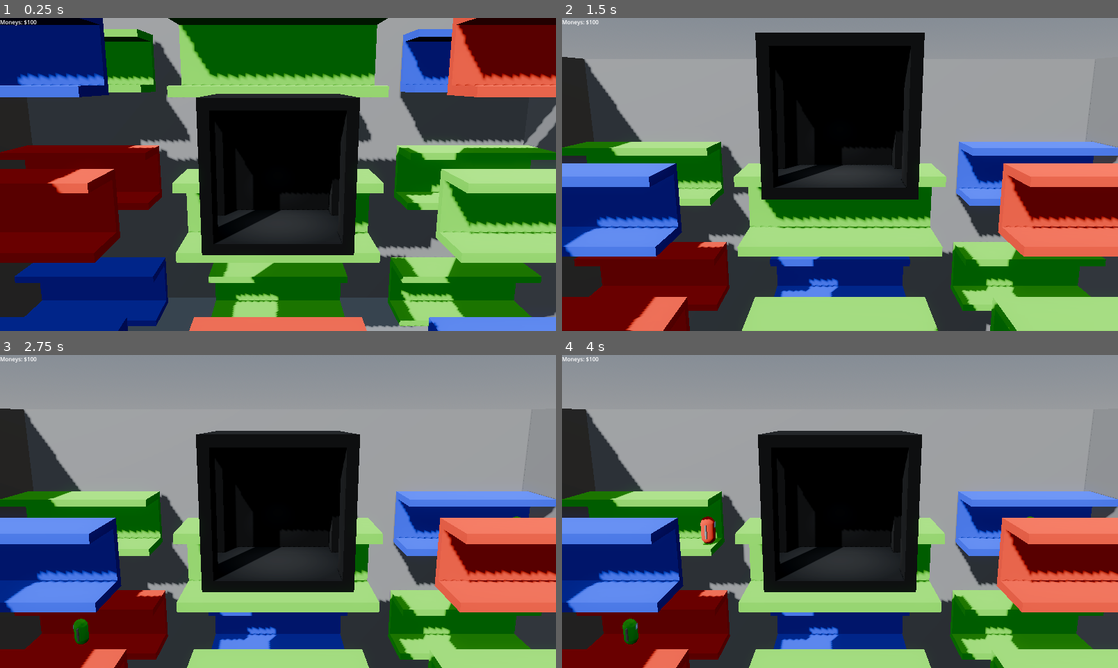
Above: before the commit, frames 1-4 (two rows, left to right).
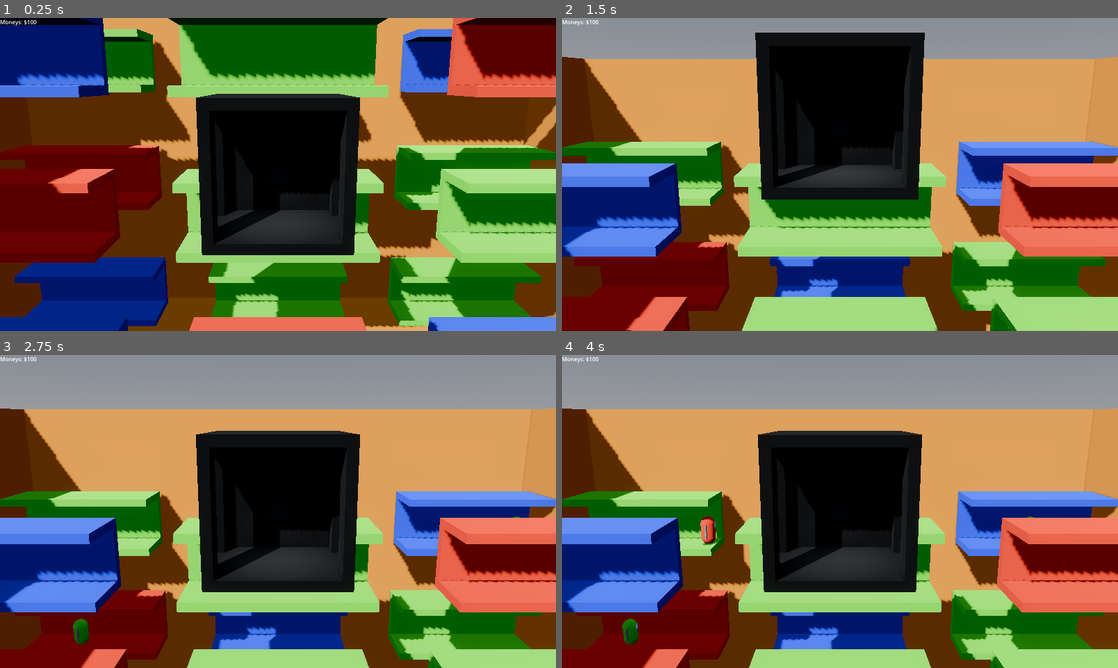
Above: after the commit, the same moments.

Repository: GriffinBaxter/Prof-Oddheart-or-How-I-Learned-to-Stop-Worrying-and-Love-the-Elevator
Game: Godot game, scene res://Scenes/main.tscn
The game is run twice, just before and just after one commit, with the same random seed, the same clock (stepped at 60 frames per second) and the same inputs. This scene is started directly instead of the project's main scene. The engine's default icon, where the game draws it, is replaced by a stand-in: a white triangle on a blue panel in a dark square. Sound files missing from this copy of the repository are replaced by a short silence.
Inputs:
- Up to frame 1 (0.25 s): no input
- Up to frame 2 (1.5 s): tap Enter at 0.5 s; hold W (up) from 0.53 s (still down)
- Up to frame 3 (2.75 s): keep holding W (up)
- Up to frame 4 (4 s): keep holding W (up)

The runs differ from the first frame. In frame 1, 26% of the frame differs, in the area x 0-100%, y 0-100%; in frame 2, 29%; in frame 3, 31%, in the area x 0-100%, y 17-100%; in frame 4, 31%.

Commit message:
Update building.tscn

Diff:
--- a/Scenes/building.tscn
+++ b/Scenes/building.tscn
@@ -1,6 +1,7 @@
-[gd_scene load_steps=5 format=3 uid="uid://ctfp4fsubafgk"]
+[gd_scene load_steps=6 format=3 uid="uid://ctfp4fsubafgk"]
 
 [ext_resource type="PackedScene" uid="uid://vcg4h0dits03" path="res://Scenes/3_corridor_row.tscn" id="1_avus0"]
+[ext_resource type="Material" uid="uid://d06w6it2jkxm8" path="res://Materials/orange.tres" id="2_uj2qm"]
 
 [sub_resource type="ProceduralSkyMaterial" id="ProceduralSkyMaterial_avus0"]
 sky_horizon_color = Color(0.662243, 0.671743, 0.686743, 1)
@@ -46,6 +47,7 @@
 transform = Transform3D(1, 0, 0, 0, 1, 0, 0, 0, 1, 0, 13, -15.5)
 use_collision = true
 size = Vector3(38, 28, 1)
+material = ExtResource("2_uj2qm")
 
 [node name="Front" type="CSGBox3D" parent="OuterWalls"]
 transform = Transform3D(1, 0, 0, 0, 1, 0, 0, 0, 1, 0, 13, 28.5)
@@ -57,16 +59,19 @@
 transform = Transform3D(1, 0, 0, 0, 1, 0, 0, 0, 1, -19.5, 13, 14)
 use_collision = true
 size = Vector3(1, 28, 60)
+material = ExtResource("2_uj2qm")
 
 [node name="Right" type="CSGBox3D" parent="OuterWalls" groups=["outer_walls"]]
 transform = Transform3D(1, 0, 0, 0, 1, 0, 0, 0, 1, 19.5, 13, 14)
 use_collision = true
 size = Vector3(1, 28, 60)
+material = ExtResource("2_uj2qm")
 
 [node name="Bottom" type="CSGBox3D" parent="OuterWalls"]
 transform = Transform3D(1, 0, 0, 0, 1, 0, 0, 0, 1, 0, -0.5, 14.5)
 use_collision = true
 size = Vector3(38, 1, 59)
+material = ExtResource("2_uj2qm")
 
 [node name="Top" type="CSGBox3D" parent="OuterWalls"]
 transform = Transform3D(1, 0, 0, 0, 1, 0, 0, 0, 1, 0, 26.5, 6.5)
